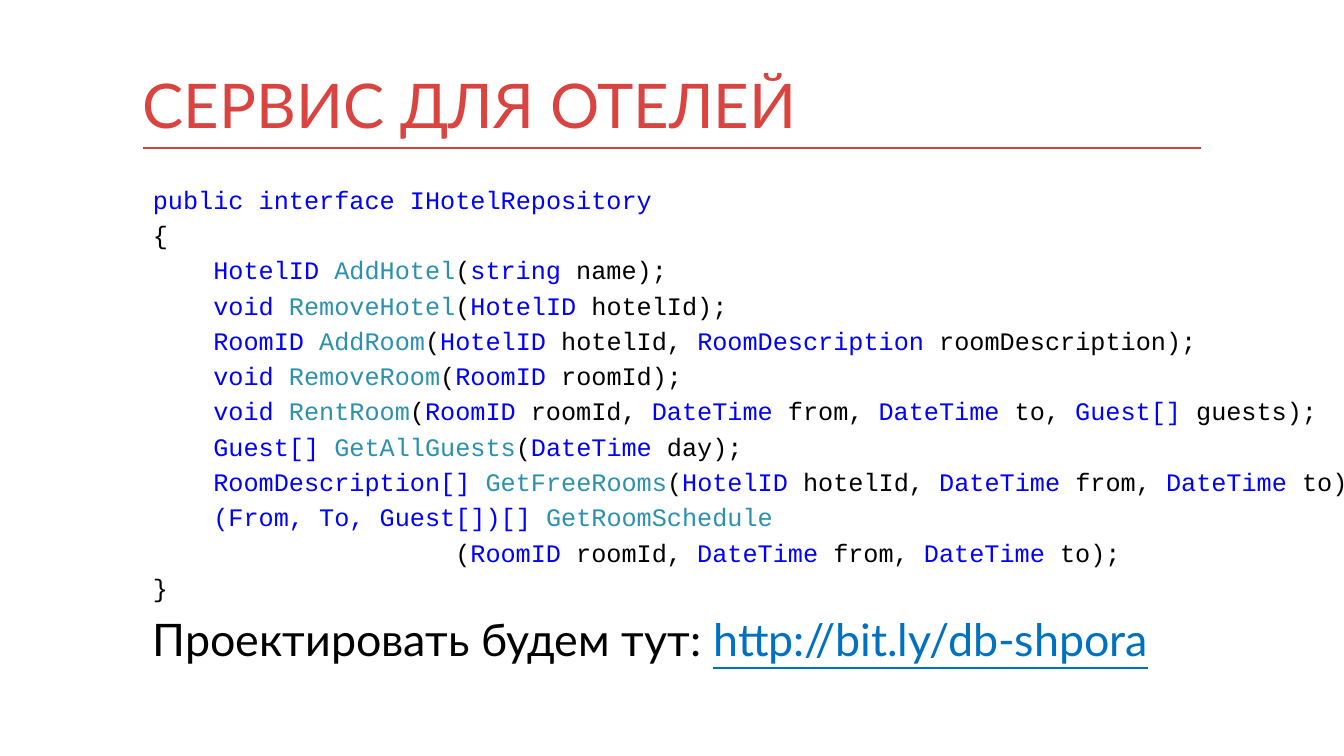
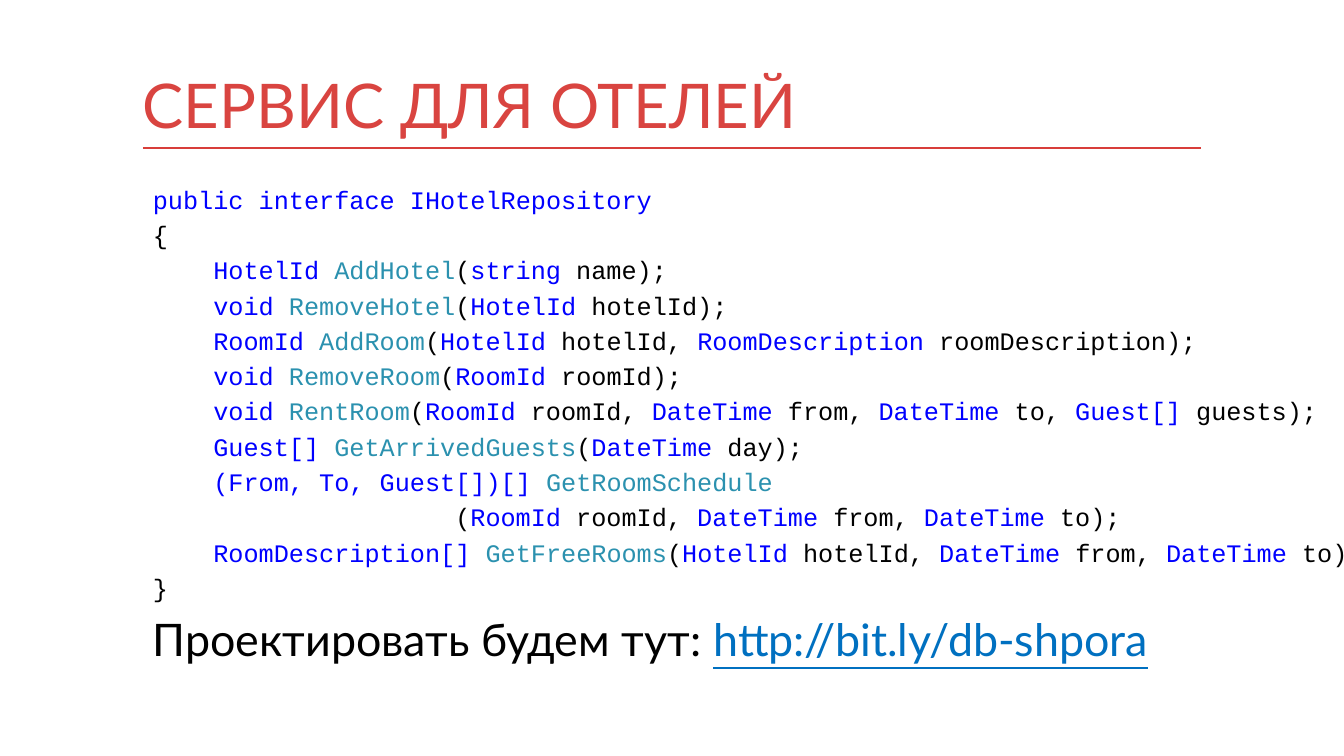
Before and after one commit to mnenorm74/web-game, a slide deck: slide 55 of db.pptx (slide 37 before the commit). Drawn at 1344x756 pixels with LibreOffice and Linux fonts; fonts in the diff are those of the drawing. Boxes give left, top, right and bottom in pixels: in the first picture for what was removed or moved away, otherwise in the second. Text is boxed around its words. In the diff, an @@ line names an element or a change of style, - is before the commit and + after.

Commit message:
slides for db update

```diff
--- a/db.pptx
+++ b/db.pptx
@@ text at [213,261,1317,462]: text changed @@
-HotelID AddHotel(string name);
-void RemoveHotel(HotelID hotelId);
-RoomID AddRoom(HotelID hotelId, RoomDescription roomDescription);
-void RemoveRoom(RoomID roomId);
-void RentRoom(RoomID roomId, DateTime from, DateTime to, Guest[] guests);
-Guest[] GetAllGuests(DateTime day);
-RoomDescription[] GetFreeRooms(HotelID hotelId, DateTime from, DateTime to);
+HotelId AddHotel(string name);
+void RemoveHotel(HotelId hotelId);
+RoomId AddRoom(HotelId hotelId, RoomDescription roomDescription);
+void RemoveRoom(RoomId roomId);
+void RentRoom(RoomId roomId, DateTime from, DateTime to, Guest[] guests);
+Guest[] GetArrivedGuests(DateTime day);
@@ text at [213,508,1344,568]: text changed @@
-(RoomID roomId, DateTime from, DateTime to);
+(RoomId roomId, DateTime from, DateTime to);
+RoomDescription[] GetFreeRooms(HotelId hotelId, DateTime from, DateTime to);
```
Also in this commit, not shown: 39 other slides changed, 28 slides added, 3 slides removed, 2 other files.
